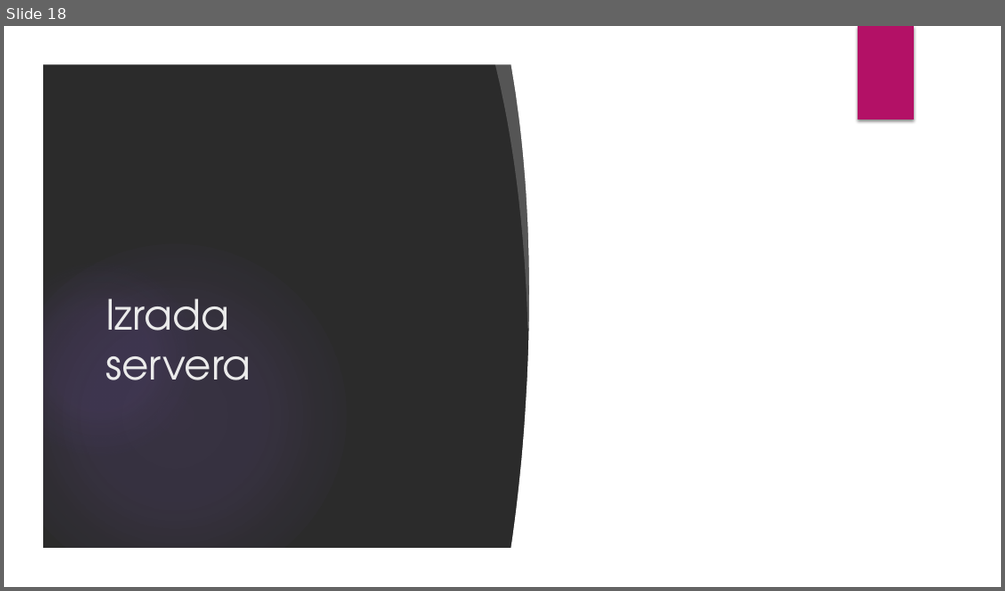
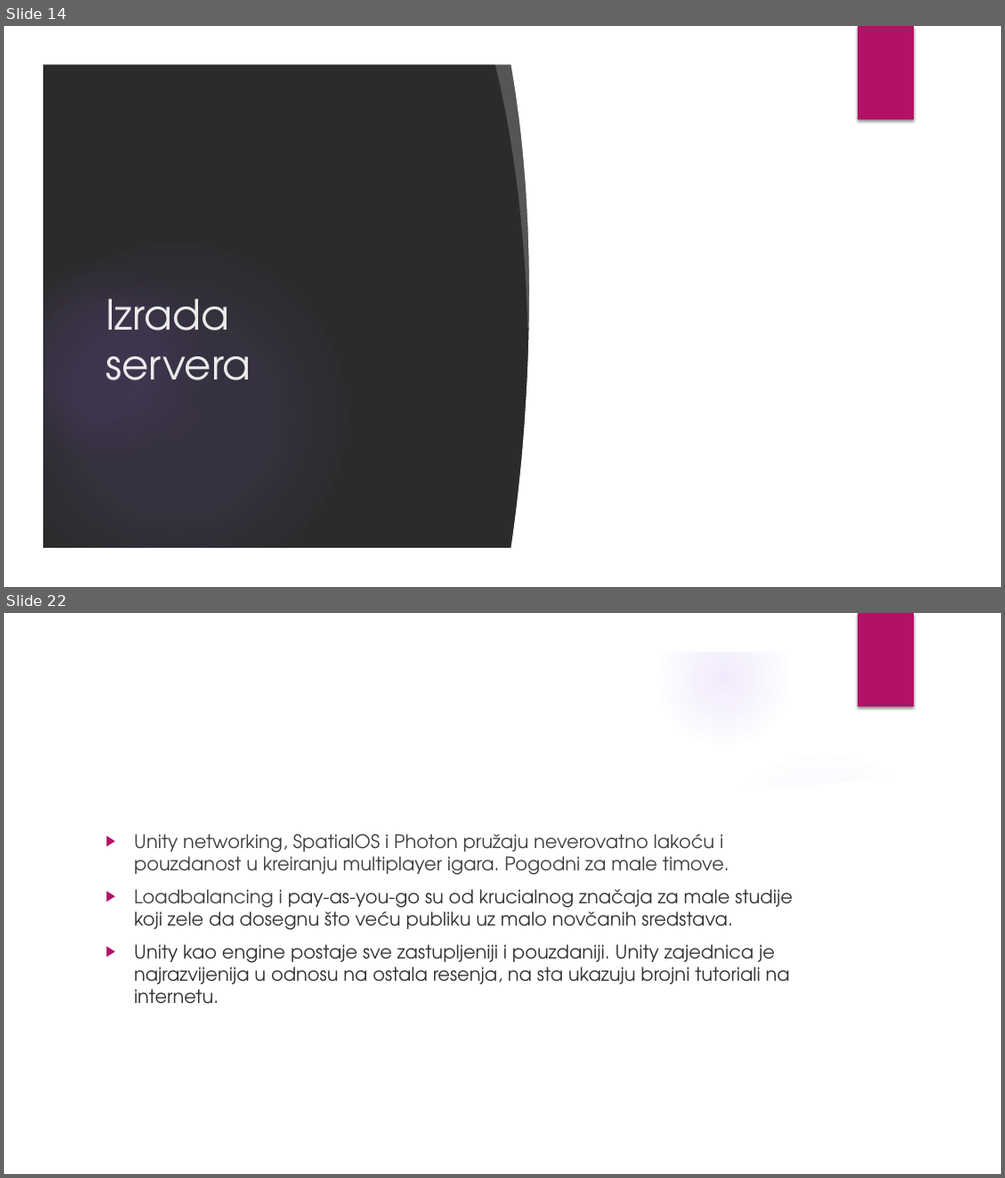
Before and after one commit to DavidManic/MineSweepersServer, a slide deck: Prezentacija.pptx. Shown one above the other, each under a label of ours: slide 18 before the commit, slides 14 and 22 after it; the slides between them are not shown. The pictures are 1005x591 and 1005x1178 pixels, drawn with LibreOffice and Linux fonts; fonts in the diff are those of the drawing; background and template pictures are left out; a plain dark background stands for a picture behind light text. Boxes give left, top, right and bottom in pixels: in the first picture for what was removed or moved away, otherwise in the second. Text is boxed around its words. In the diff, an @@ line names an element or a change of style, - is before the commit and + after.

```diff
--- a/Prezentacija.pptx
+++ b/Prezentacija.pptx
@@ slide 22 added at (4,613,1001,1174), background picture (left out); not listed: 6 template elements that a slide beside it also shows @@
@@ freeform shape added at (697,738,970,819), fill #FFFFFF at 20% opacity @@
@@ freeform shape added at (41,765,963,1136), fill #FFFFFF @@
@@ ellipse added at (708,750,938,981), fill gradient #9B6BF2 @@
@@ text added at (134,834,793,1004), 18 pt, text #333333 @@
+▶ Unity networking, SpatialOS i Photon pružaju neverovatno lakoću i pouzdanost u kreiranju multiplayer igara. Pogodni za male timove.
+▶ Loadbalancing i pay-as-you-go su od krucialnog značaja za male studije koji zele da dosegnu što veću publiku uz malo novčanih sredstava.
+▶ Unity kao engine postaje sve zastupljeniji i pouzdaniji. Unity zajednica je najrazvijenija u odnosu na ostala resenja, na sta ukazuju brojni tutoriali na internetu.
@@ what was slide 18 is now slide 14 @@
```
Also in this commit, not shown: 1 slide changed, 9 other slides added, 16 slides removed, 15 other files.
